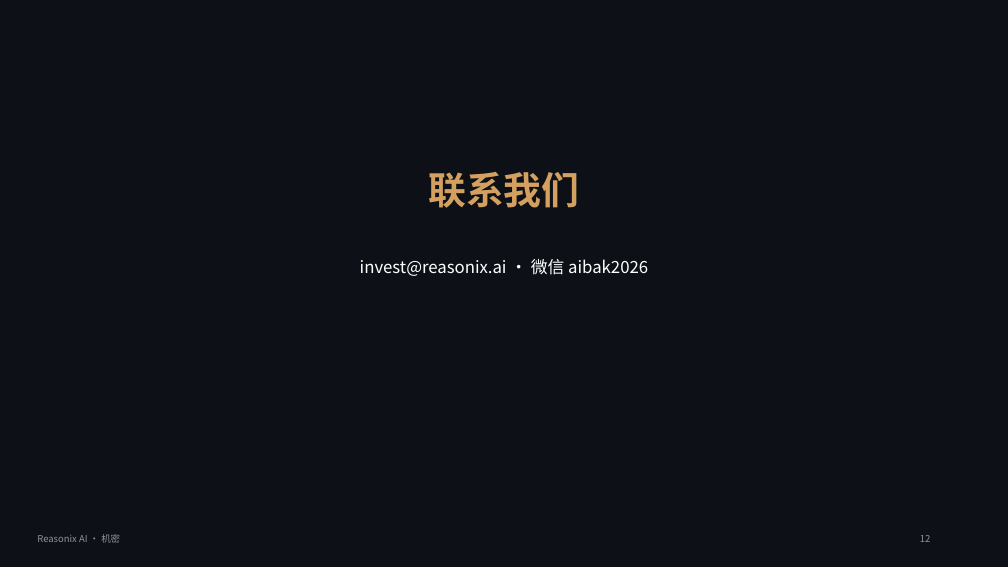
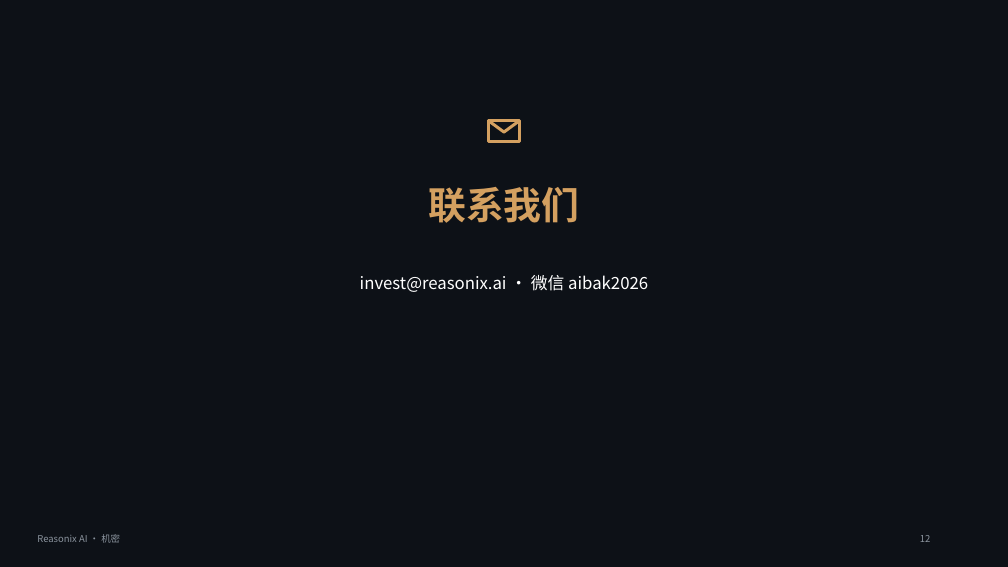
Before and after one commit to xmwcg/ppt-pro-studio, a slide deck: slide 12 of output/hifi.pptx. Drawn at 1008x567 pixels with LibreOffice and Linux fonts; fonts in the diff are those of the drawing. Boxes give left, top, right and bottom in pixels: in the first picture for what was removed or moved away, otherwise in the second. Text is boxed around its words. In the diff, an @@ line names an element or a change of style, - is before the commit and + after.

```diff
--- a/output/hifi.pptx
+++ b/output/hifi.pptx
@@ freeform shape added at box(489, 121, 520, 141), outline #D4A060 2.85 pt @@
@@ freeform shape added at box(489, 121, 520, 132), outline #D4A060 2.85 pt @@
@@ text "联系我们": place and size @@
-text "联系我们" at box(428, 172, 579, 208)
+text "联系我们" at box(428, 187, 579, 223)
@@ text "invest@reasonix.ai · 微信 aibak2026": place and size @@
-text "invest@reasonix.ai · 微信 aibak2026" at box(360, 259, 648, 276)
+text "invest@reasonix.ai · 微信 aibak2026" at box(360, 275, 648, 292)
```
Also in this commit, not shown: 11 other slides changed, 5 other files.
